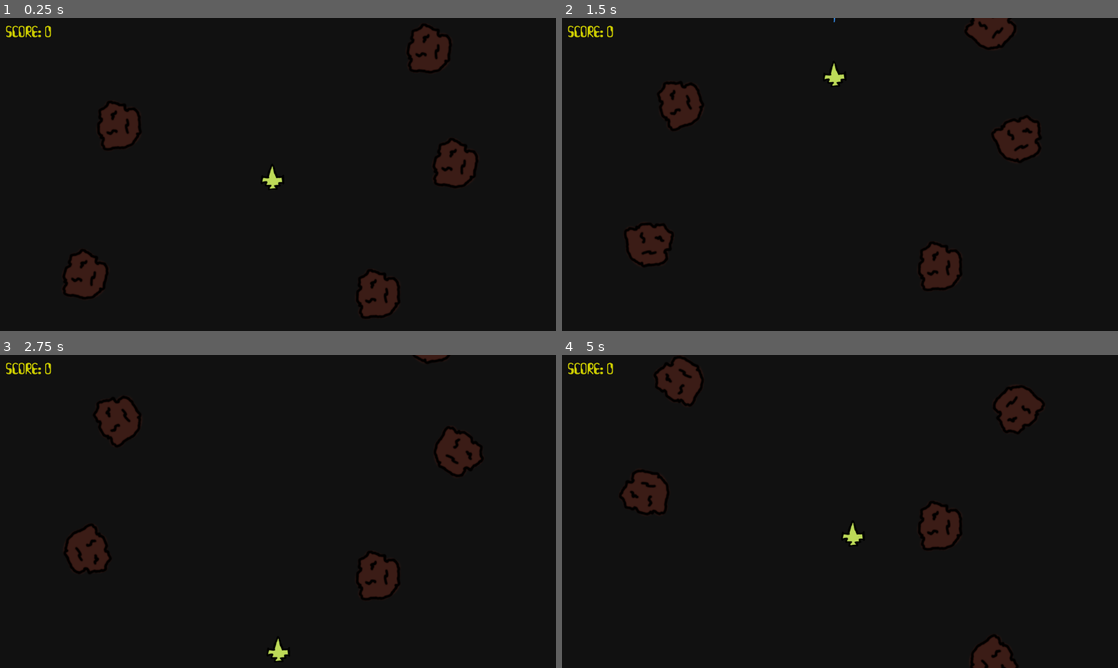
Above: before the commit, frames 1-4 (two rows, left to right).
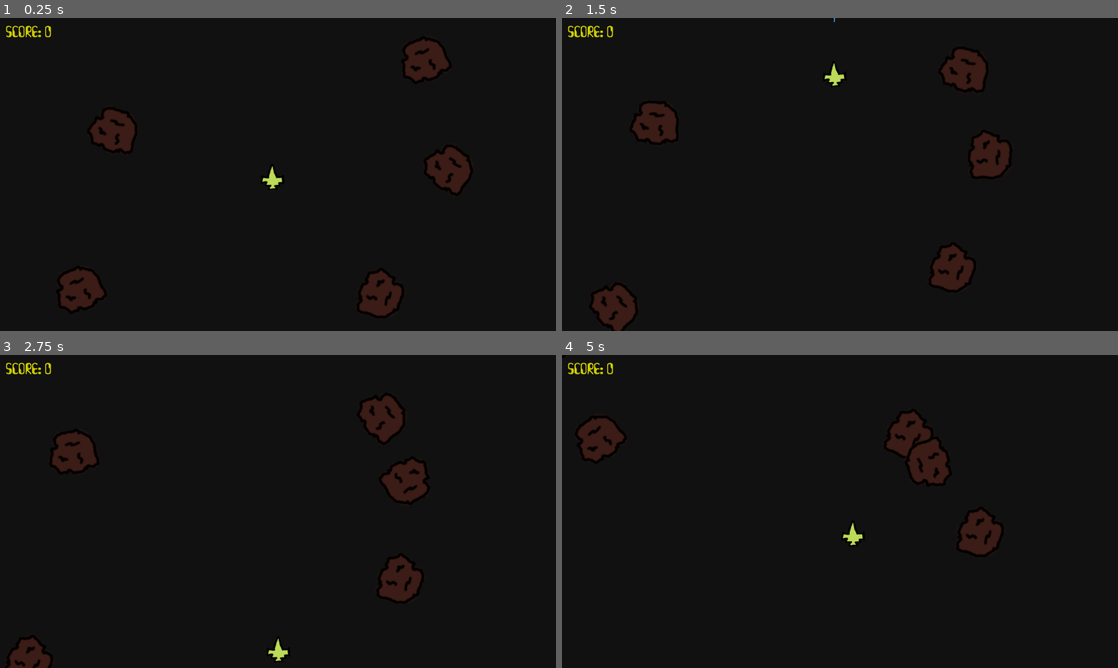
Above: after the commit, the same moments.

Repository: jeanmarc/godot-asteroids
Game: Godot game, scene res://scenes/galaxy.tscn
Two runs of this game, one before a commit and one after it. Both use one fixed random seed, a clock stepped at 60 frames per second and the inputs below.
Inputs:
- Up to frame 1 (0.25 s): no input
- Up to frame 2 (1.5 s): hold W (forward) 0.53-1.28 s; hold Space (fire) 0.53-1.28 s; hold S (back) from 1.28 s (still down); tap A (rotate_ccw) at 1.35 s
- Up to frame 3 (2.75 s): release S (back) at 2.03 s; hold W (forward) from 2.03 s (still down); tap D (rotate_cw) at 2.1 s
- Up to frame 4 (5 s): tap Space (fire) at 2.85 s; release W (forward) at 3.53 s; hold S (back) from 3.53 s (still down); tap A (rotate_ccw) at 3.6 s; tap D (rotate_cw) at 4.35 s

The runs differ from the first frame. In frame 1, 2.4% of the frame differs, in the area x 10-86%, y 2-96%; in frame 2, 5.5%; in frame 3, 5.4%; in frame 4, 5.7%, in the area x 2-87%, y 1-100%.

Commit message:
Add collision response for exploded asteroids

Diff:
--- a/Game/scripts/asteroid.gd
+++ b/Game/scripts/asteroid.gd
@@ -26,7 +26,6 @@
 
 func _ready():
 	rotation = randf_range(0, TAU)
-	rotation = 0
 
 	match size:
 		AsteroidSize.LARGE:
--- a/Game/scripts/galaxy.gd
+++ b/Game/scripts/galaxy.gd
@@ -61,6 +61,7 @@
 	a.global_position = pos
 	a.size = size
 	a.connect("exploded", _on_asteroid_exploded)
+	a.connect("body_entered", a._on_body_entered)
 	asteroids.call_deferred("add_child", a)
 
 
--- a/Game/scripts/player.gd
+++ b/Game/scripts/player.gd
@@ -31,7 +31,6 @@
 			shoot_cooldown = true
 			$MuzzleCooldown.wait_time = fire_rate
 			$MuzzleCooldown.start()
-
 
 func _physics_process(delta):
 	var input_vector := Vector2(0, Input.get_axis("forward", "back"))
Not shown, added: Game/export_presets.cfg
Not shown, changed: .gitignore
